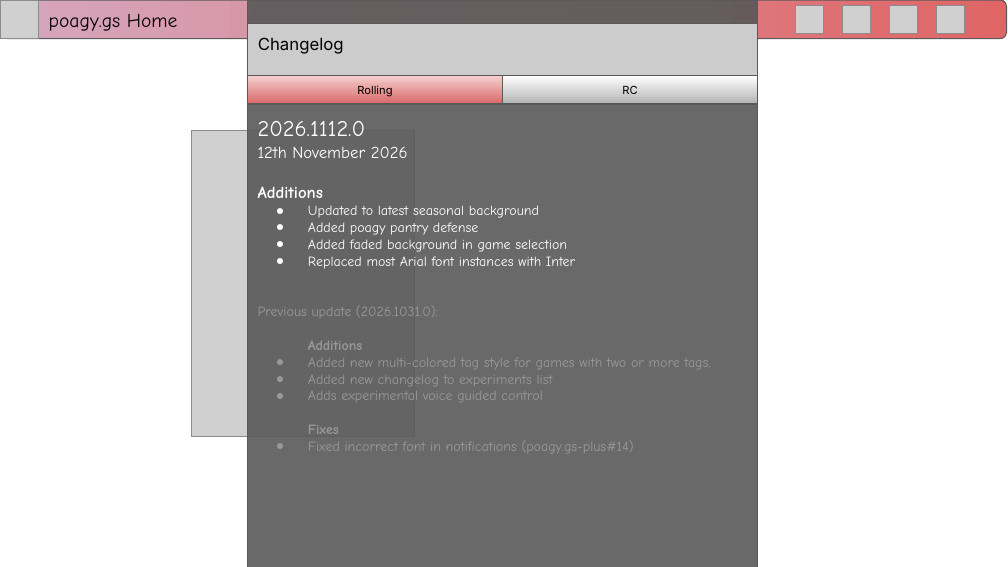
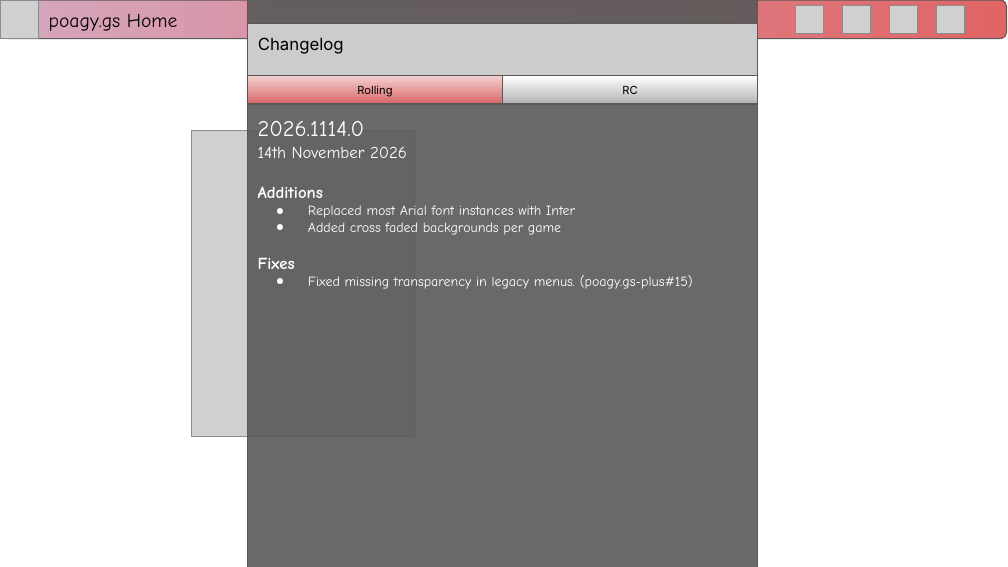
Before and after one commit to RitPigDev/poagy.gs-plus, a slide deck: slide 5 of poagy.gs+.pptx. Drawn at 1008x567 pixels with LibreOffice and Linux fonts; fonts in the diff are those of the drawing; grey boxes stand for pictures; background and template pictures are left out. Boxes give left, top, right and bottom in pixels: in the first picture for what was removed or moved away, otherwise in the second. Text is boxed around its words. In the diff, an @@ line names an element or a change of style, - is before the commit and + after.

```diff
--- a/poagy.gs+.pptx
+++ b/poagy.gs+.pptx
@@ rectangle "2026.1114.0" at <box>248,0,758,567</box>: size 10 to 12 pt, text colour #999999 to #FFFFFF in "Fixes"; indent changed @@
@@ text in rectangle at <box>258,121,407,158</box>: text changed @@
-2026.1112.0
-12th November 2026
+2026.1114.0
+14th November 2026
@@ text in rectangle at <box>308,205,567,252</box>: paragraphs removed @@
-● Updated to latest seasonal background
-● Added poagy pantry defense
-● Added faded background in game selection
@@ text in rectangle at <box>308,222,561,235</box>: text changed; text colour #999999 to #FFFFFF @@
-Previous update (2026.1031.0):
-Additions
-● Added new multi-colored tag style for games with two or more tags.
-● Added new changelog to experiments list
-● Adds experimental voice guided control
+● Added cross faded backgrounds per game
@@ text in rectangle at <box>308,275,693,289</box>: text changed; text colour #999999 to #FFFFFF @@
-● Fixed incorrect font in notifications (poagy.gs-plus#14)
+● Fixed missing transparency in legacy menus. (poagy.gs-plus#15)
```
Also in this commit, not shown: 2 other slides changed.
